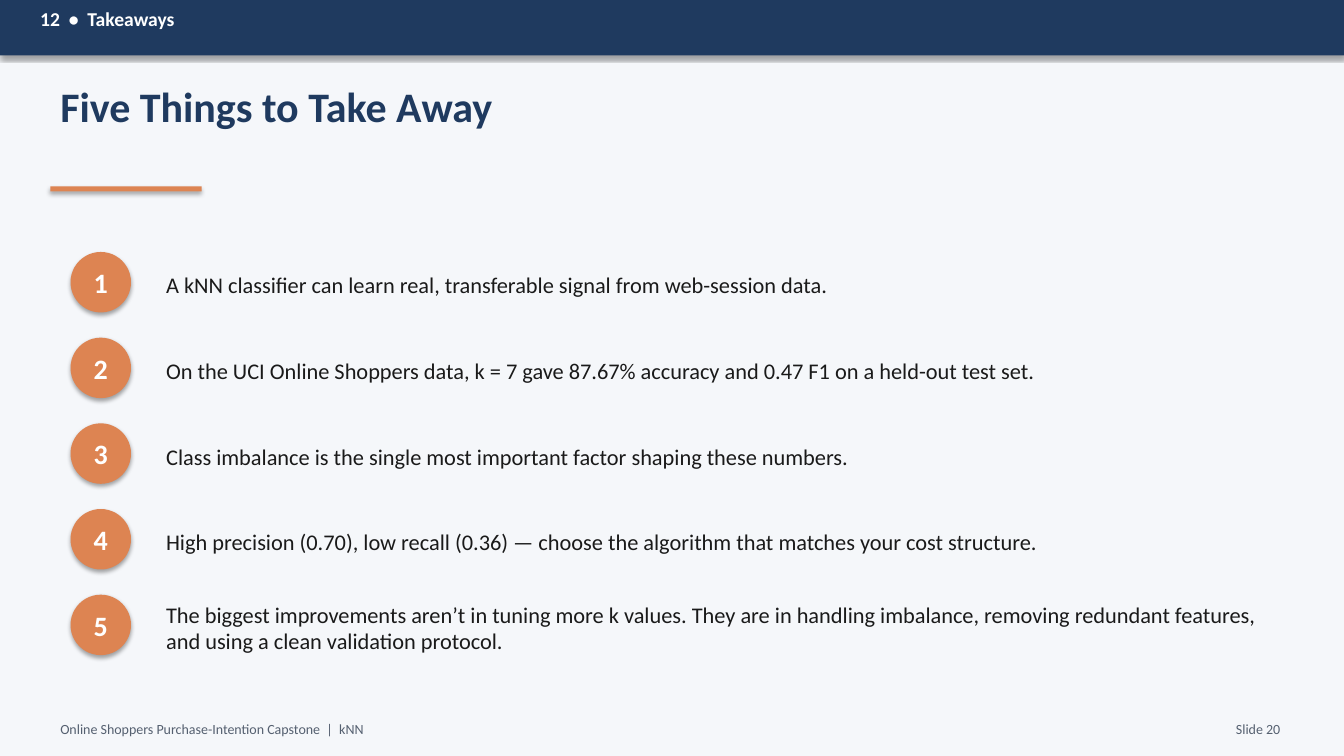
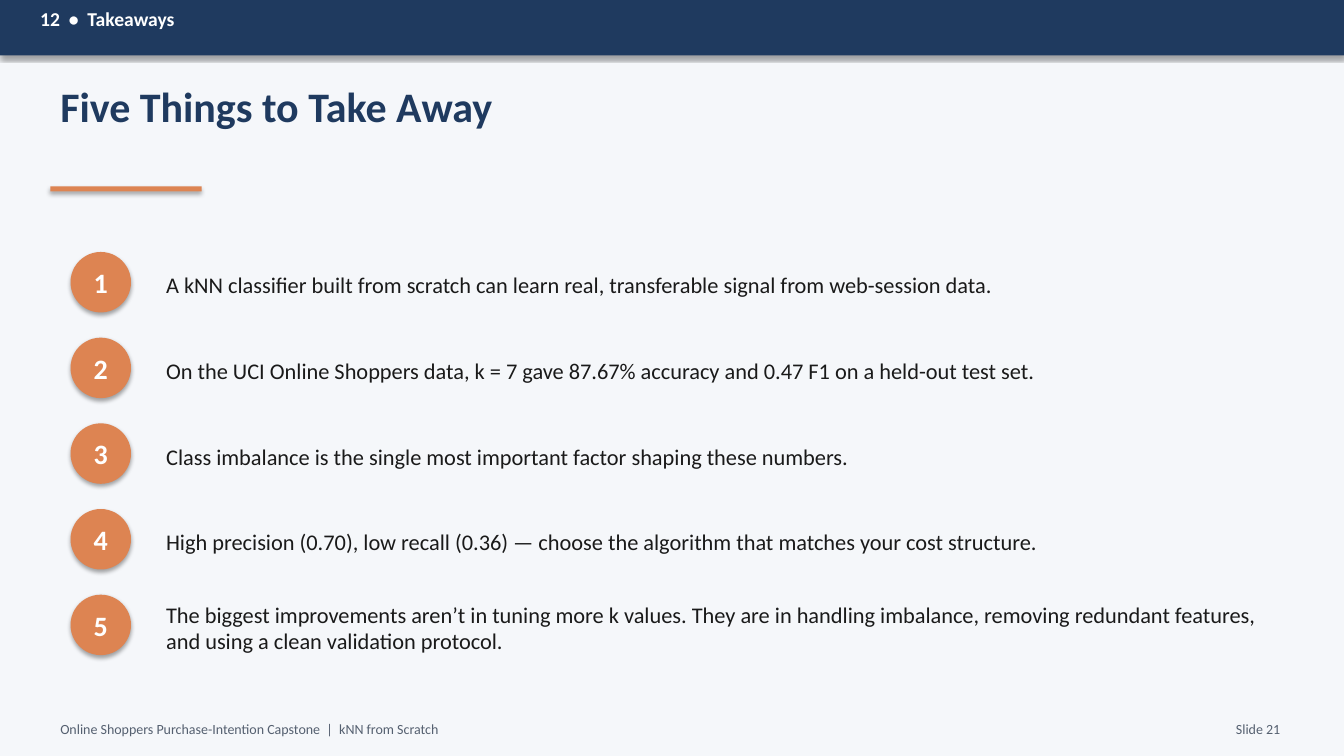
Before and after one commit to RodneeGlenMartin/Capstone-KNN-OnlineShoppers, a slide deck: slide 20 of Capstone_Presentation.pptx. Drawn at 1344x756 pixels with LibreOffice and Linux fonts; fonts in the diff are those of the drawing. Boxes give left, top, right and bottom in pixels: in the first picture for what was removed or moved away, otherwise in the second. Text is boxed around its words. In the diff, an @@ line names an element or a change of style, - is before the commit and + after.

Commit message:
Update capstone presentation and report
Replace updated Capstone_Presentation.pptx and Capstone_Report.docx with revised content and formatting for the final submission. These binary updates include edits to slides and the project report (content/structure/formatting improvements).

```diff
--- a/Capstone_Presentation.pptx
+++ b/Capstone_Presentation.pptx
@@ text at [166,277,992,297]: text changed @@
-A kNN classifier can learn real, transferable signal from web-session data.
+A kNN classifier built from scratch can learn real, transferable signal from web-session data.
@@ text at [60,724,438,737]: text changed @@
-Online Shoppers Purchase-Intention Capstone | kNN
+Online Shoppers Purchase-Intention Capstone | kNN from Scratch
@@ text at [1236,724,1280,734]: text changed @@
-Slide 20
+Slide 21
```
Also in this commit, not shown: 20 other slides changed, 1 other file.
